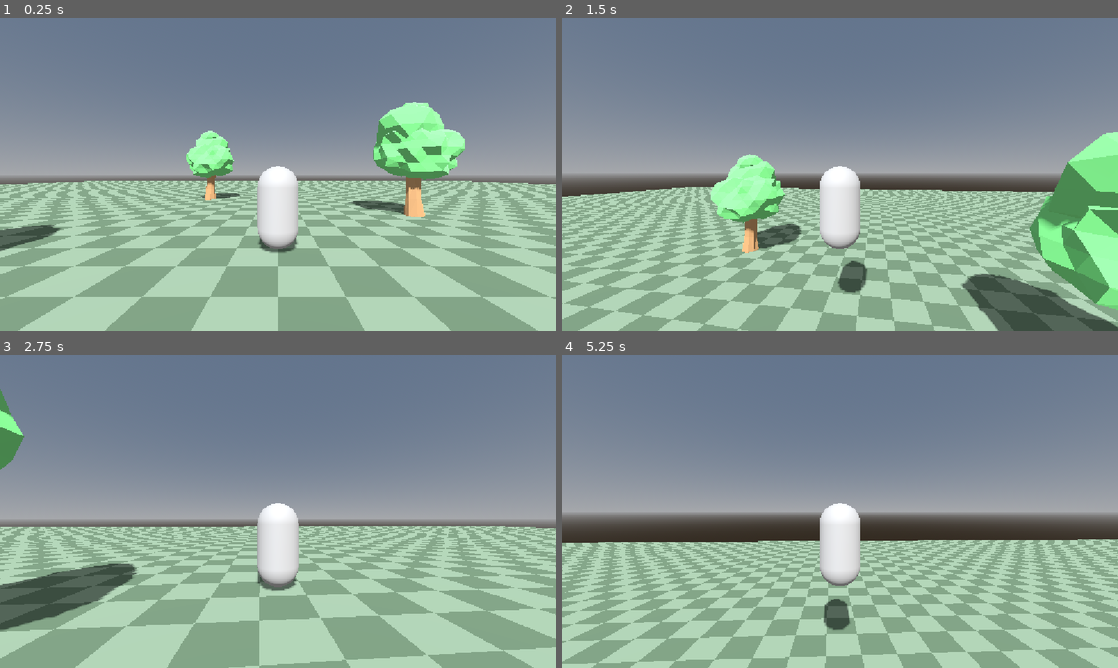
Above: before the commit, frames 1-4 (two rows, left to right).
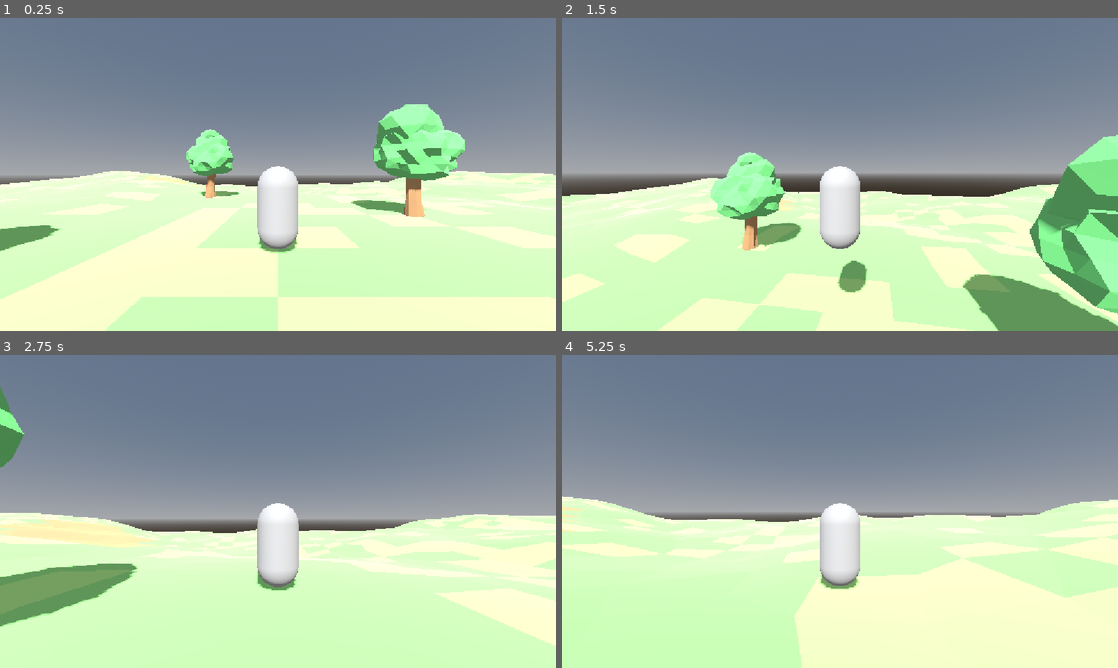
Above: after the commit, the same moments.

Repository: Aftra1/rpg-3d
Game: Godot game, scene res://main.tscn
Same seed, same stepped clock (60 frames per second), same inputs: the game is played once before the commit and once after it.
Inputs (mouse positions are in pixels of both pictures, inside the frame that each line leads up to):
- Up to frame 1 (0.25 s): no input
- Up to frame 2 (1.5 s): tap Enter at 0.5 s; move the mouse to (867, 174) at 0.52 s; hold Z (move_forward) from 0.53 s (still down); tap Space (jump) at 0.77 s; move the mouse to (812, 174) at 1.27 s
- Up to frame 3 (2.75 s): keep holding Z (move_forward); tap Space (jump) at 1.52 s; move the mouse to (289, 505) at 2.02 s
- Up to frame 4 (5.25 s): keep holding Z (move_forward); move the mouse to (834, 517) at 2.77 s; tap Space (jump) at 3.02, 3.77, 4.52 s; move the mouse to (878, 514) at 3.52 s; move the mouse to (795, 508) at 4.27 s; move the mouse to (845, 511) at 5.02 s

The runs differ from the first frame. In frame 1, 48% of the frame differs, in the area x 0-100%, y 26-100%; in frame 2, 40%; in frame 3, 46%; in frame 4, 48%.

Commit message:
Terrain low-poly
Co-Authored-By: Claude Sonnet 5.5 <noreply@anthropic.com>

Diff:
--- a/main.tscn
+++ b/main.tscn
@@ -1,18 +1,8 @@
-[gd_scene load_steps=15 format=3]
+[gd_scene load_steps=11 format=3]
 
 [ext_resource type="Script" path="res://player.gd" id="1_player"]
 [ext_resource type="PackedScene" path="res://assets/models/arbre_01.glb" id="3_tree"]
-[ext_resource type="Shader" path="res://floor.gdshader" id="2_floor"]
-
-[sub_resource type="ShaderMaterial" id="ShaderMaterial_floor"]
-shader = ExtResource("2_floor")
-
-[sub_resource type="BoxMesh" id="BoxMesh_floor"]
-material = SubResource("ShaderMaterial_floor")
-size = Vector3(100, 1, 100)
-
-[sub_resource type="BoxShape3D" id="BoxShape3D_floor"]
-size = Vector3(100, 1, 100)
+[ext_resource type="PackedScene" path="res://assets/models/terrain_01.glb" id="4_terrain"]
 
 [sub_resource type="CapsuleMesh" id="CapsuleMesh_player"]
 
@@ -46,14 +36,7 @@
 transform = Transform3D(1, 0, 0, 0, 0.707107, 0.707107, 0, -0.707107, 0.707107, 0, 10, 0)
 shadow_enabled = true
 
-[node name="Floor" type="StaticBody3D" parent="."]
-transform = Transform3D(1, 0, 0, 0, 1, 0, 0, 0, 1, 0, -0.5, 0)
-
-[node name="MeshInstance3D" type="MeshInstance3D" parent="Floor"]
-mesh = SubResource("BoxMesh_floor")
-
-[node name="CollisionShape3D" type="CollisionShape3D" parent="Floor"]
-shape = SubResource("BoxShape3D_floor")
+[node name="Terrain" parent="." instance=ExtResource("4_terrain")]
 
 [node name="Player" type="CharacterBody3D" parent="."]
 transform = Transform3D(1, 0, 0, 0, 1, 0, 0, 0, 1, 0, 1.1, 0)
@@ -81,7 +64,7 @@
 [node name="Camera3D" type="Camera3D" parent="Player/CameraPivot/SpringArm3D"]
 
 [node name="Arbre1" type="StaticBody3D" parent="."]
-transform = Transform3D(0.86603, 0, 0.5, 0, 1, 0, -0.5, 0, 0.86603, 6, 0, -4)
+transform = Transform3D(0.86603, 0, 0.5, 0, 1, 0, -0.5, 0, 0.86603, 6, -0.05, -4)
 
 [node name="arbre_01" parent="Arbre1" instance=ExtResource("3_tree")]
 
@@ -90,7 +73,7 @@
 shape = SubResource("CylinderShape3D_trunk")
 
 [node name="Arbre2" type="StaticBody3D" parent="."]
-transform = Transform3D(-0.34202, 0, 0.93969, 0, 1, 0, -0.93969, 0, -0.34202, -8, 0, 3)
+transform = Transform3D(-0.34202, 0, 0.93969, 0, 1, 0, -0.93969, 0, -0.34202, -8, -0.04, 3)
 
 [node name="arbre_01" parent="Arbre2" instance=ExtResource("3_tree")]
 
@@ -99,7 +82,7 @@
 shape = SubResource("CylinderShape3D_trunk")
 
 [node name="Arbre3" type="StaticBody3D" parent="."]
-transform = Transform3D(-0.93969, 0, -0.34202, 0, 1, 0, 0.34202, 0, -0.93969, 3, 0, 9)
+transform = Transform3D(-0.93969, 0, -0.34202, 0, 1, 0, 0.34202, 0, -0.93969, 3, 0.02, 9)
 
 [node name="arbre_01" parent="Arbre3" instance=ExtResource("3_tree")]
 
@@ -108,7 +91,7 @@
 shape = SubResource("CylinderShape3D_trunk")
 
 [node name="Arbre4" type="StaticBody3D" parent="."]
-transform = Transform3D(0.34202, 0, -0.93969, 0, 1, 0, 0.93969, 0, 0.34202, -5, 0, -10)
+transform = Transform3D(0.34202, 0, -0.93969, 0, 1, 0, 0.93969, 0, 0.34202, -5, 0.11, -10)
 
 [node name="arbre_01" parent="Arbre4" instance=ExtResource("3_tree")]
 
@@ -117,7 +100,7 @@
 shape = SubResource("CylinderShape3D_trunk")
 
 [node name="Arbre5" type="StaticBody3D" parent="."]
-transform = Transform3D(0.42262, 0, 0.90631, 0, 1, 0, -0.90631, 0, 0.42262, 12, 0, 6)
+transform = Transform3D(0.42262, 0, 0.90631, 0, 1, 0, -0.90631, 0, 0.42262, 12, 0.33, 6)
 
 [node name="arbre_01" parent="Arbre5" instance=ExtResource("3_tree")]
 
Not shown, added: assets/blender/.gdignore
Binary file added: assets/models/terrain_01.glb
Not shown, added: assets/models/terrain_01.glb.import
Not shown, added: assets/blender/terrain_01.blend
